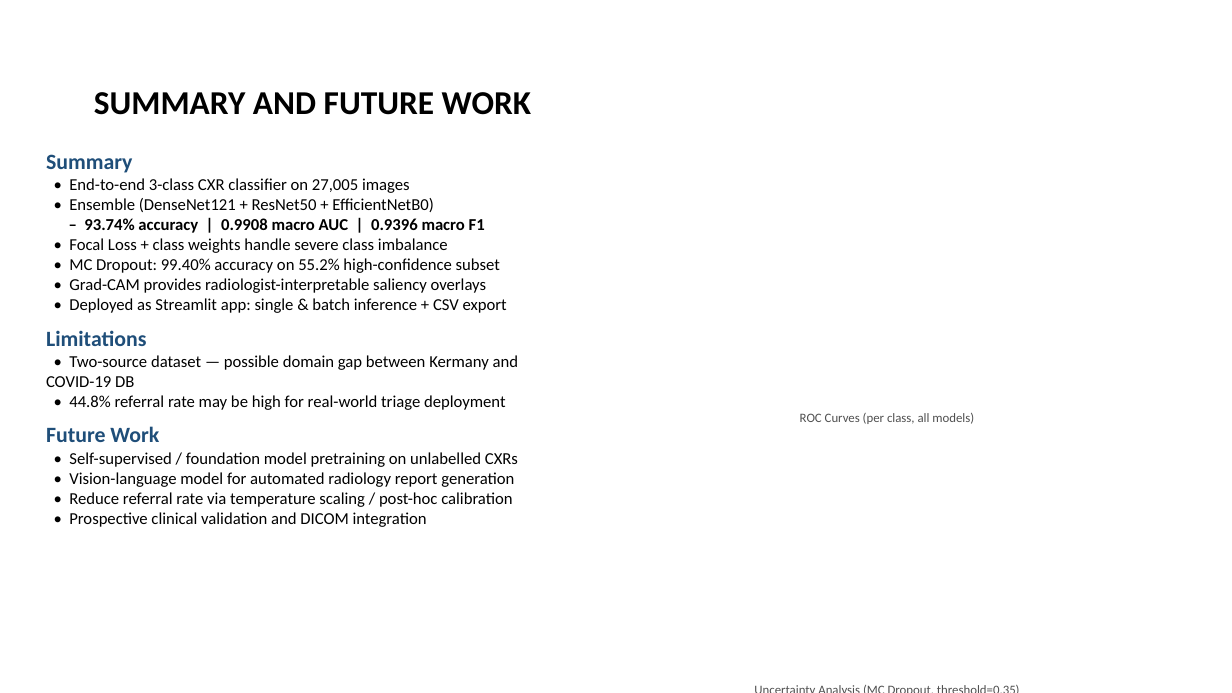
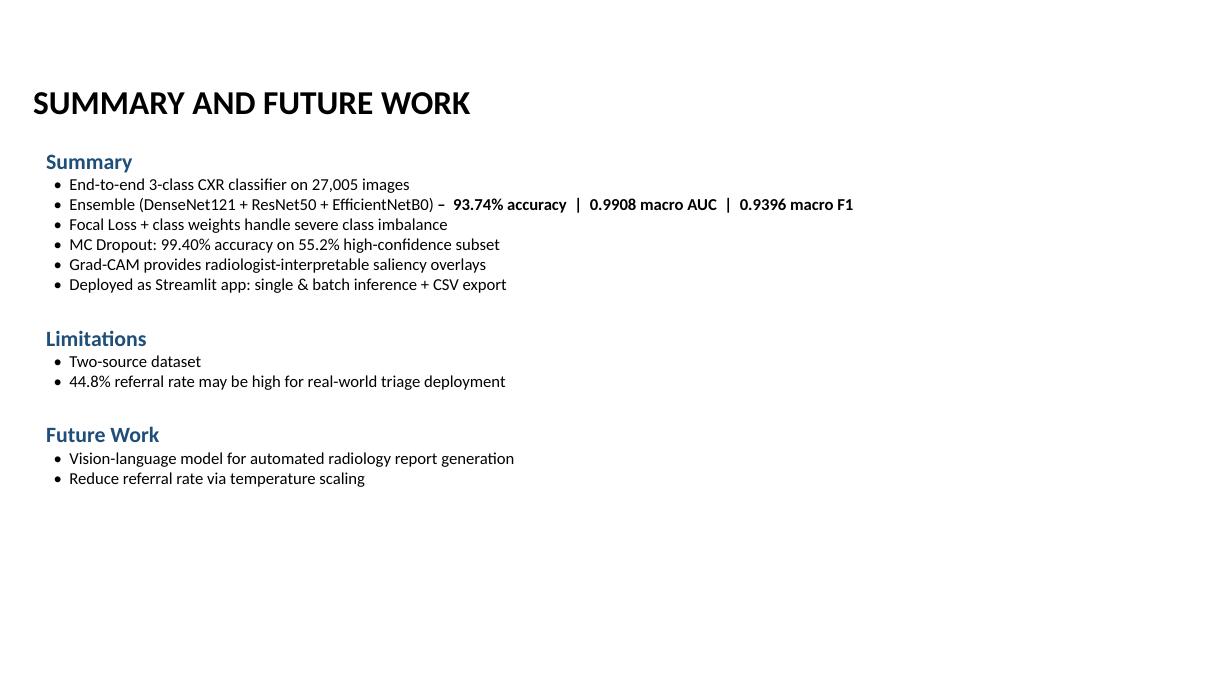
Before and after one commit to bboyrajib/pneumonia-prediction-streamlit, a slide deck: slide 9 of docs/Automated Pneumonia and COVID-19 Detection from Chest X-Ray Images.pptx. Drawn at 1232x693 pixels with LibreOffice and Linux fonts; fonts in the diff are those of the drawing. Boxes give left, top, right and bottom in pixels: in the first picture for what was removed or moved away, otherwise in the second. Text is boxed around its words. In the diff, an @@ line names an element or a change of style, - is before the commit and + after.

Commit message:
changes

```diff
--- a/docs/Automated Pneumonia and COVID-19 Detection from Chest X-Ray Images.pptx
+++ b/docs/Automated Pneumonia and COVID-19 Detection from Chest X-Ray Images.pptx
@@ title "SUMMARY AND FUTURE WORK": place and size @@
-title "SUMMARY AND FUTURE WORK" at (94,92,531,115)
+title "SUMMARY AND FUTURE WORK" at (33,92,470,115)
@@ text at (69,198,853,213): text changed @@
-• Ensemble (DenseNet121 + ResNet50 + EfficientNetB0)
-– 93.74% accuracy | 0.9908 macro AUC | 0.9396 macro F1
+• Ensemble (DenseNet121 + ResNet50 + EfficientNetB0) – 93.74% accuracy | 0.9908 macro AUC | 0.9396 macro F1
@@ text at (69,355,201,367): text changed @@
-• Two-source dataset — possible domain gap between Kermany and COVID-19 DB
+• Two-source dataset
@@ text removed at (800,413,974,424) @@
-ROC Curves (per class, all models)
@@ text at (69,452,518,467): paragraph removed @@
-• Self-supervised / foundation model pretraining on unlabelled CXRs
@@ text at (69,472,365,487): text changed @@
-• Reduce referral rate via temperature scaling / post-hoc calibration
-• Prospective clinical validation and DICOM integration
+• Reduce referral rate via temperature scaling
@@ text removed at (610,677,1165,693) @@
-Uncertainty Analysis (MC Dropout, threshold=0.35)
```
Also in this commit, not shown: 8 other slides changed.
